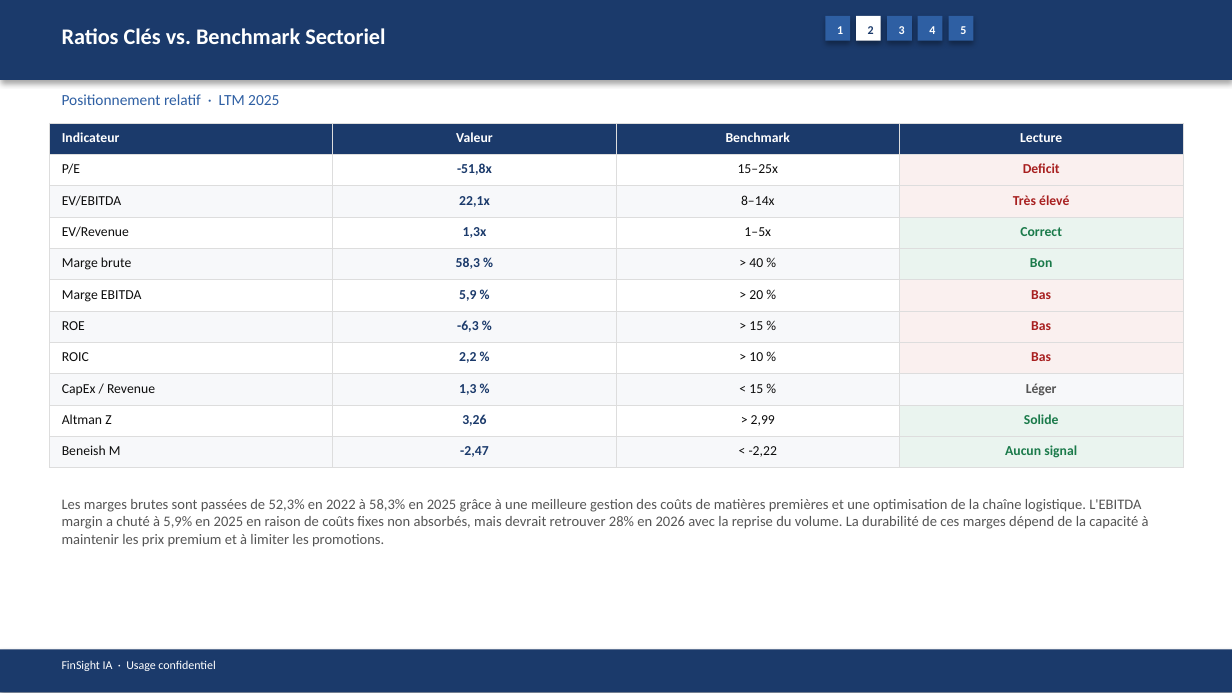
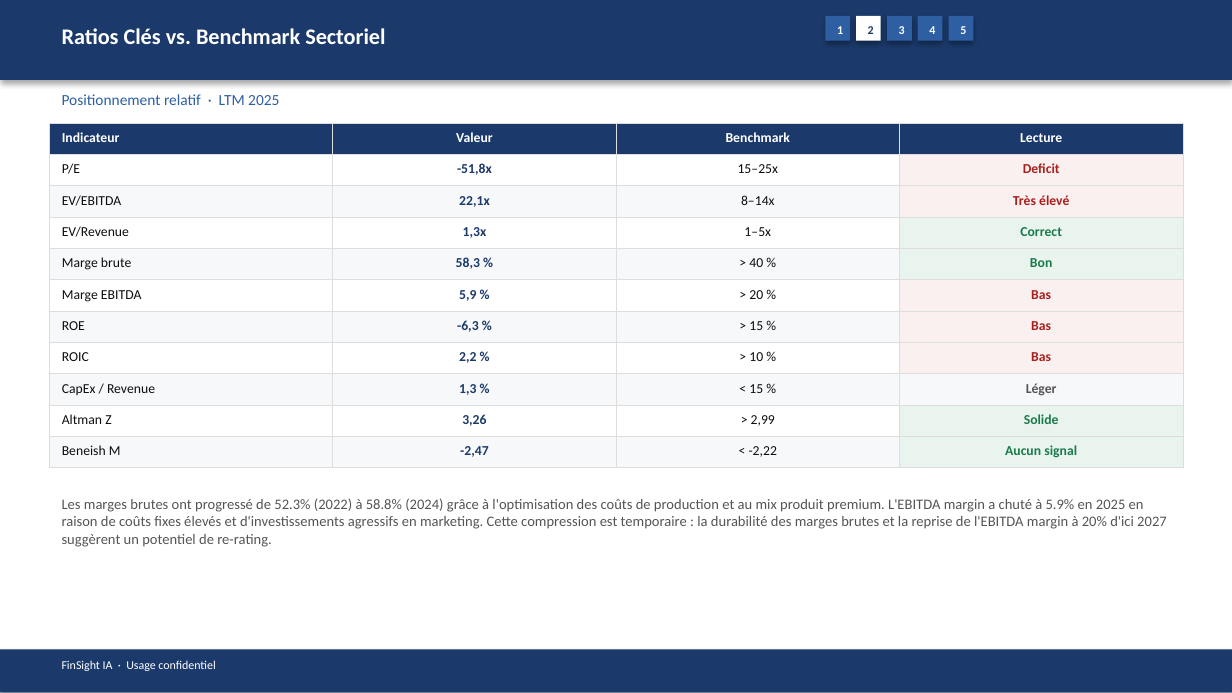
Before and after one commit to baptistejeh07-art/finsight-ia, a slide deck: slide 10 of preview/CROX/CROX_pitchbook.pptx. Drawn at 1232x693 pixels with LibreOffice and Linux fonts; fonts in the diff are those of the drawing. Boxes give left, top, right and bottom in pixels: in the first picture for what was removed or moved away, otherwise in the second. Text is boxed around its words. In the diff, an @@ line names an element or a change of style, - is before the commit and + after.

```diff
--- a/preview/CROX/CROX_pitchbook.pptx
+++ b/preview/CROX/CROX_pitchbook.pptx
@@ text at box(62, 498, 1166, 547): text changed @@
-Les marges brutes sont passées de 52,3% en 2022 à 58,3% en 2025 grâce à une meilleure gestion des coûts de matières premières et une optimisation de la chaîne logistique. L'EBITDA margin a chuté à 5,9% en 2025 en raison de coûts fixes non absorbés, mais devrait retrouver 28% en 2026 avec la reprise du volume. La durabilité de ces marges dépend de la capacité à maintenir les prix premium et à limiter les promotions.
+Les marges brutes ont progressé de 52.3% (2022) à 58.8% (2024) grâce à l'optimisation des coûts de production et au mix produit premium. L'EBITDA margin a chuté à 5.9% en 2025 en raison de coûts fixes élevés et d'investissements agressifs en marketing. Cette compression est temporaire : la durabilité des marges brutes et la reprise de l'EBITDA margin à 20% d'ici 2027 suggèrent un potentiel de re-rating.
```
Also in this commit, not shown: 14 other slides changed, 4 other files.
